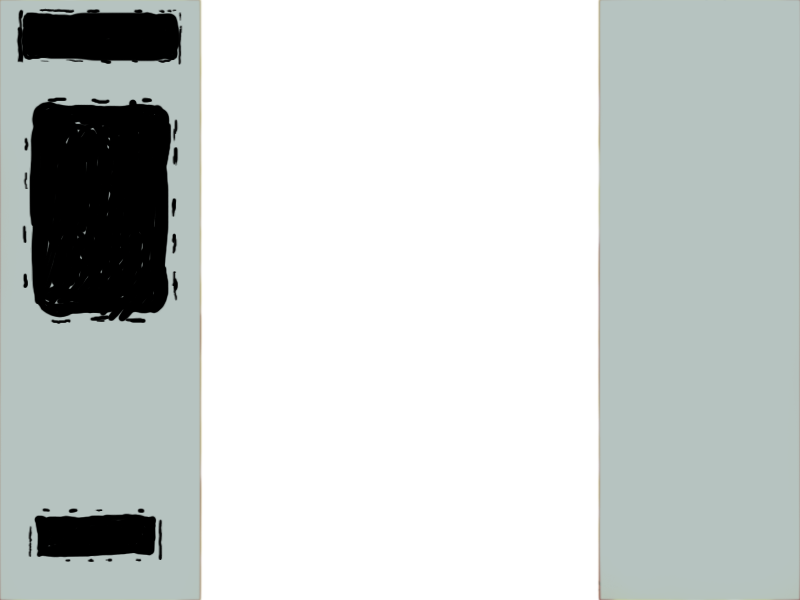
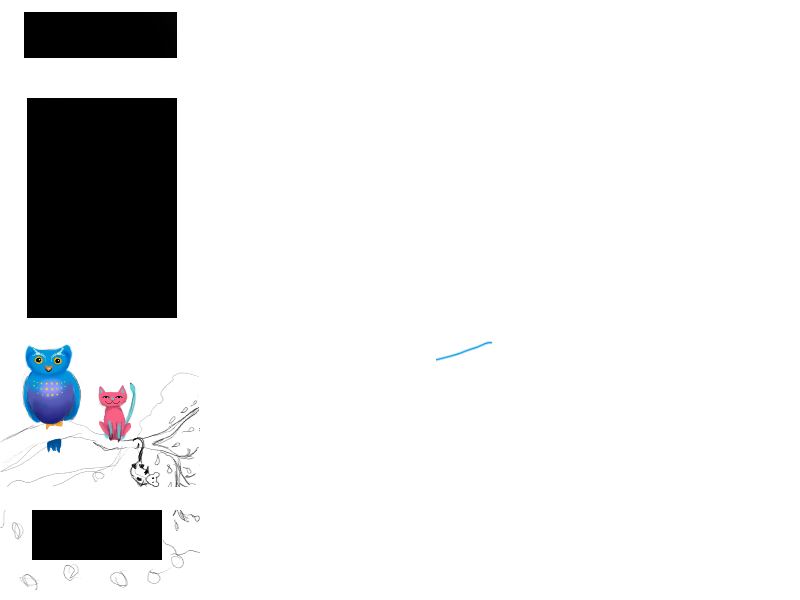
Two versions of the same layered image (800 × 600). Layer-by-layer changes:
added layer "limits" above "rightside" over (x1=24, y1=12, x2=177, y2=560)
added layer "rightside" above "Current Mode Panel" over (x1=0, y1=0, x2=493, y2=600)
hid "Base" over (x1=0, y1=0, x2=800, y2=600)
hid "Layer 1" over (x1=0, y1=0, x2=800, y2=600)
